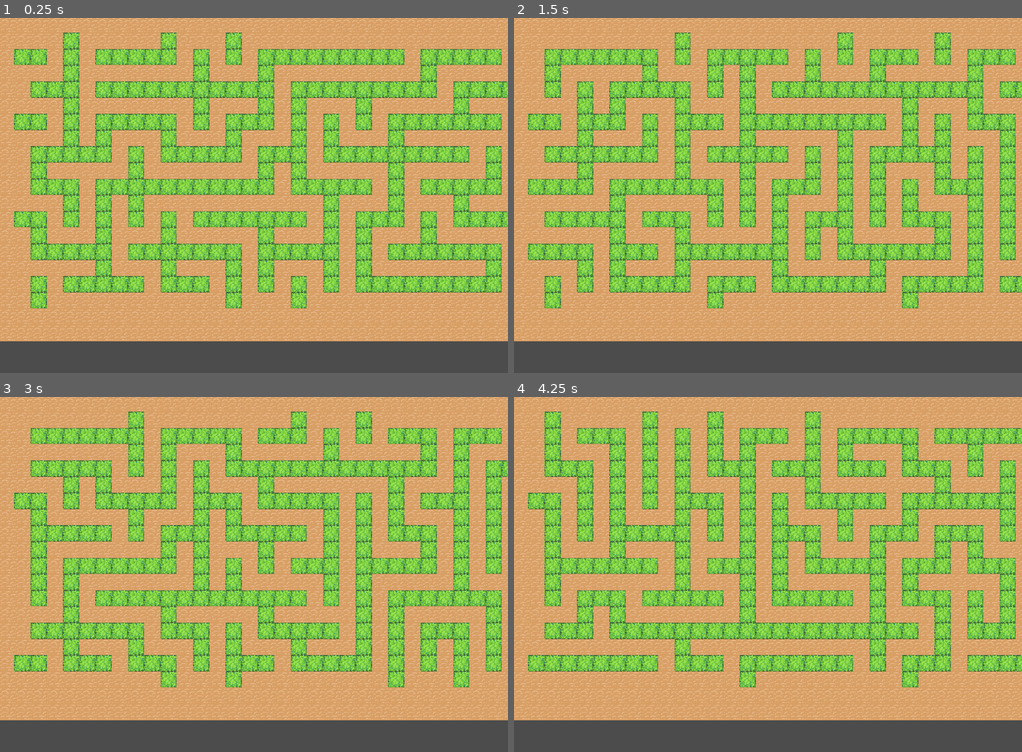
Above: before the commit, frames 1-4 (two rows, left to right).
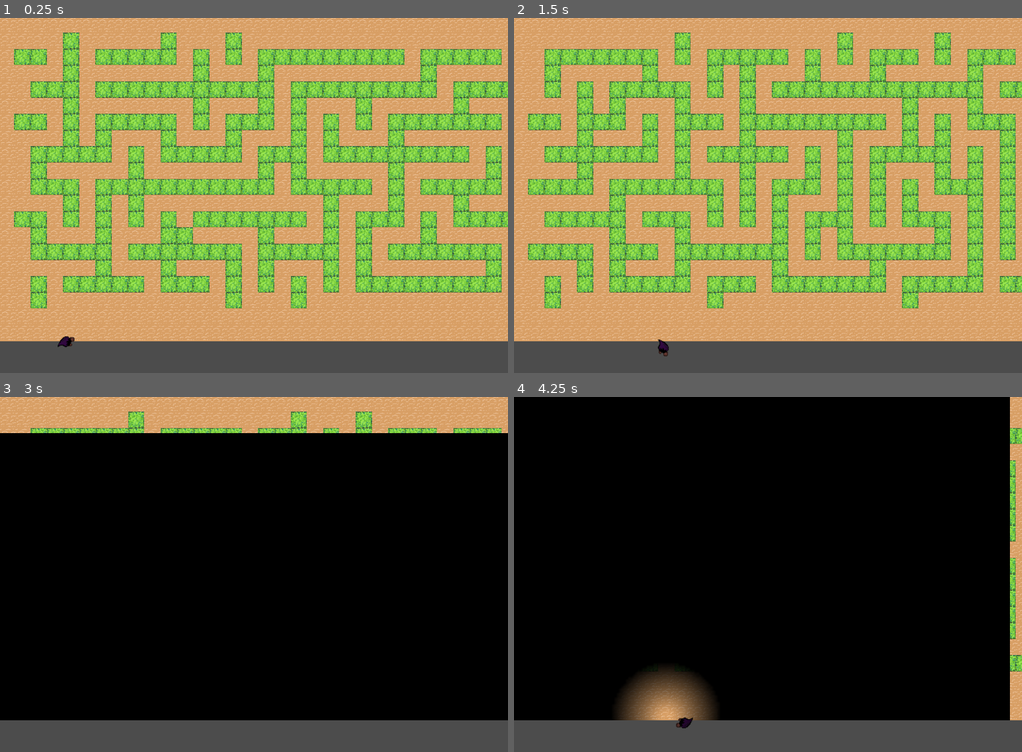
Above: after the commit, the same moments.

Repository: Marvinmind/maze
Game: Godot game, scene res://Main.tscn
Two runs of this game, one before a commit and one after it. Both use one fixed random seed, a clock stepped at 60 frames per second and the inputs below. This scene is started directly instead of the project's main scene.
Inputs:
- Up to frame 1 (0.25 s): no input
- Up to frame 2 (1.5 s): tap Enter (ui_accept) at 0.5, 0.77 s; hold Right (ui_right) 0.53-1.28 s; hold Down (ui_down) from 1.28 s (still down)
- Up to frame 3 (3 s): tap Enter (ui_accept) at 1.52, 2, 2.75 s; release Down (ui_down) at 2.03 s; hold Right (ui_right) 2.03-2.78 s; hold Up (ui_up) from 2.78 s (still down)
- Up to frame 4 (4.25 s): tap Enter (ui_accept) at 3.02, 3.77 s; release Up (ui_up) at 3.53 s; hold Left (ui_left) from 3.53 s (still down)

The runs differ from the first frame. In frame 1, 0.2% of the frame differs, in the area x 11-38%, y 58-93%; in frame 2, less than 0.1%; in frame 3, 81%; in frame 4, 89%, in the area x 0-98%, y 0-94%.

Commit message:
With lights

Diff:
--- a/Main.gd
+++ b/Main.gd
@@ -1,34 +1,62 @@
 extends Node
 
 
-# Declare member variables here. Examples:
-# var a = 2
-# var b = "text"
-export var speed = 400  # How fast the player will move (pixels/sec).
+var night_time = false
+
+const ACCELERATION = 1000
+const MAX_SPEED = 200
+const FRICTION = 2000
+
 var screen_size  # Size of the game window.
 
+var velocity = Vector2.ZERO
+var rotation = Vector2.ZERO
+var direction = Vector2.ZERO  # The player's movement vector.
 
 # Called when the node enters the scene tree for the first time.
 func _ready():
-	pass # Replace with function body.
+	$NightFall.start()
+	setSprites()
+
 
 
 func _process(delta):
-	var velocity = Vector2()  # The player's movement vector.
-	if Input.is_action_pressed("ui_right"):
-		velocity.x += 1
-	if Input.is_action_pressed("ui_left"):
-		velocity.x -= 1
-	if Input.is_action_pressed("ui_down"):
-		velocity.y += 1
-	if Input.is_action_pressed("ui_up"):
-		velocity.y -= 1
-	if velocity.length() > 0:
-		velocity = velocity.normalized() * speed
 
-	$AnimatedSprite.move_and_collide(velocity * delta)
+	direction.x = Input.get_action_strength("ui_right") - Input.get_action_strength("ui_left")
+	direction.y = Input.get_action_strength("ui_down") - Input.get_action_strength("ui_up")
+
+	if direction != Vector2.ZERO:
+		velocity = velocity.move_toward(direction * MAX_SPEED, ACCELERATION * delta)
+		rotation = rotation.move_toward(direction, delta*10)
+	else:
+		velocity = velocity.move_toward(Vector2.ZERO, FRICTION * delta)
+
+
+
+
+	$AnimatedSprite.move_and_slide(velocity)
+	$AnimatedSprite.rotation = rotation.angle()
 
 
 # Called every frame. 'delta' is the elapsed time since the previous frame.
 #func _process(delta):
 #	pass
+
+
+func _on_NightFall_timeout():
+	$AnimatedSprite.get_node("Light2D").enabled = true
+	$NightFall.stop()
+	$DayBreak.start()
+
+
+func _on_DayBreak_timeout():
+	$AnimatedSprite.get_node("Light2D").enabled = false
+	$DayBreak.stop()
+	$NightFall.start()
+
+
+func setSprites():
+	var cells = $maze_generator.get_used_cells_by_id(1)
+	var index = randi() % cells.size()
+	var selectedCell = cells[index]
+	$maze_generator.set_cell(selectedCell[0], selectedCell[1], 0)
--- a/Main.tscn
+++ b/Main.tscn
@@ -6,9 +6,10 @@
 [ext_resource path="res://TestSprites/trees1.bmp" type="Texture" id=4]
 [ext_resource path="res://TestSprites/ground1.bmp" type="Texture" id=5]
 [ext_resource path="res://TestSprites/ground15.bmp" type="Texture" id=6]
+[ext_resource path="res://blackMask.png" type="Texture" id=7]
 
 [sub_resource type="ConvexPolygonShape2D" id=1]
-points = PoolVector2Array( 32, 32, 0, 32, 0.0940933, 0.00062561, 32, 0.00062561 )
+points = PoolVector2Array( 32, 32, 0, 32, 0, 0, 32, 0 )
 
 [sub_resource type="TileSet" id=2]
 0/name = "trees1.bmp 0"
@@ -70,4 +71,22 @@
 tile_data = PoolIntArray( -191562310, 0, 0, -181141980, 0, 0, 101643441, 0, 0, 101643442, 0, 0, 101643443, 0, 0, 101643 …(108114 unchanged characters)…
 
 [node name="AnimatedSprite" parent="." instance=ExtResource( 2 )]
-position = Vector2( 91.1788, 788.797 )
+position = Vector2( 135.438, 640.472 )
+rotation = 3.14159
+
+[node name="Light2D" type="Light2D" parent="AnimatedSprite"]
+position = Vector2( 95.8004, 24.0325 )
+scale = Vector2( 15, 15 )
+z_index = 100
+z_as_relative = false
+enabled = false
+texture = ExtResource( 7 )
+mode = 3
+
+[node name="NightFall" type="Timer" parent="."]
+wait_time = 3.0
+
+[node name="DayBreak" type="Timer" parent="."]
+wait_time = 5.0
+[connection signal="timeout" from="NightFall" to="." method="_on_NightFall_timeout"]
+[connection signal="timeout" from="DayBreak" to="." method="_on_DayBreak_timeout"]
Not shown: 1 places in Main.tscn that only renumber resources
Binary file added: blackMask.png
Not shown, added: blackMask.png.import
Binary file added: light.png
Not shown, added: light.png.import
